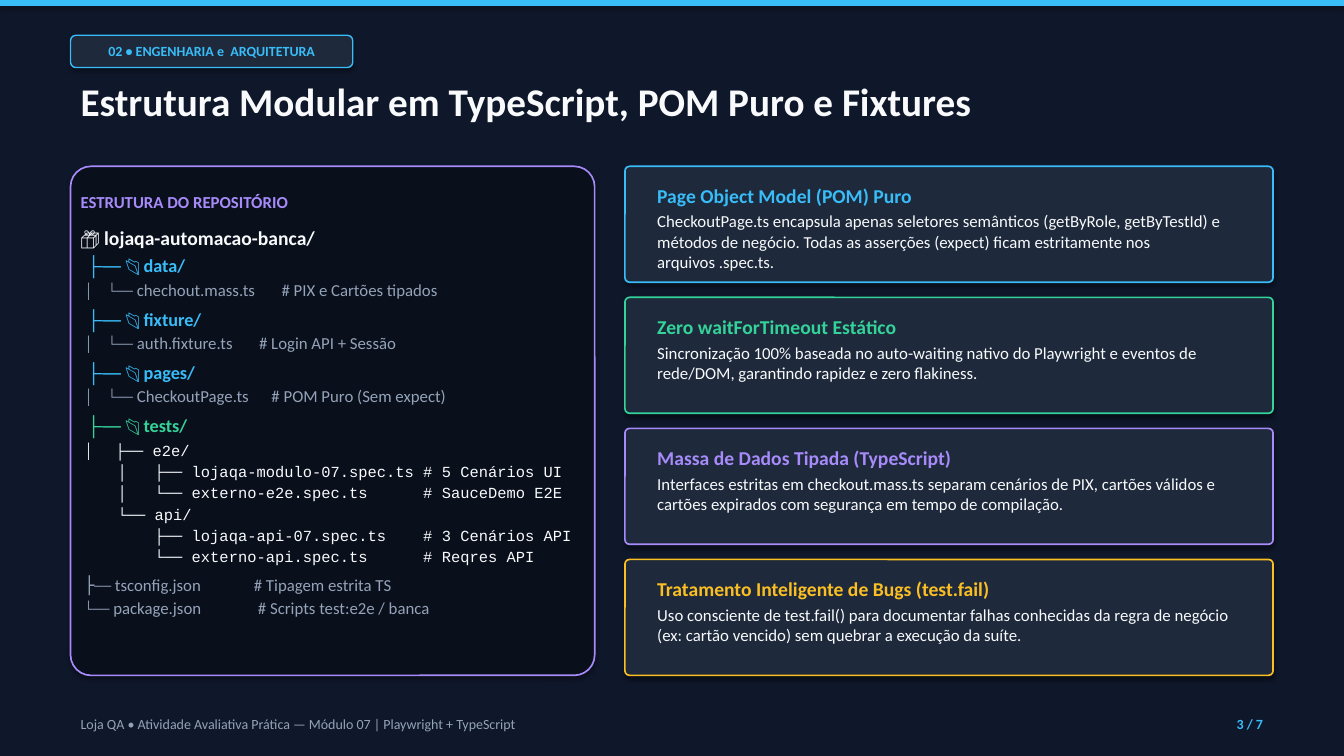
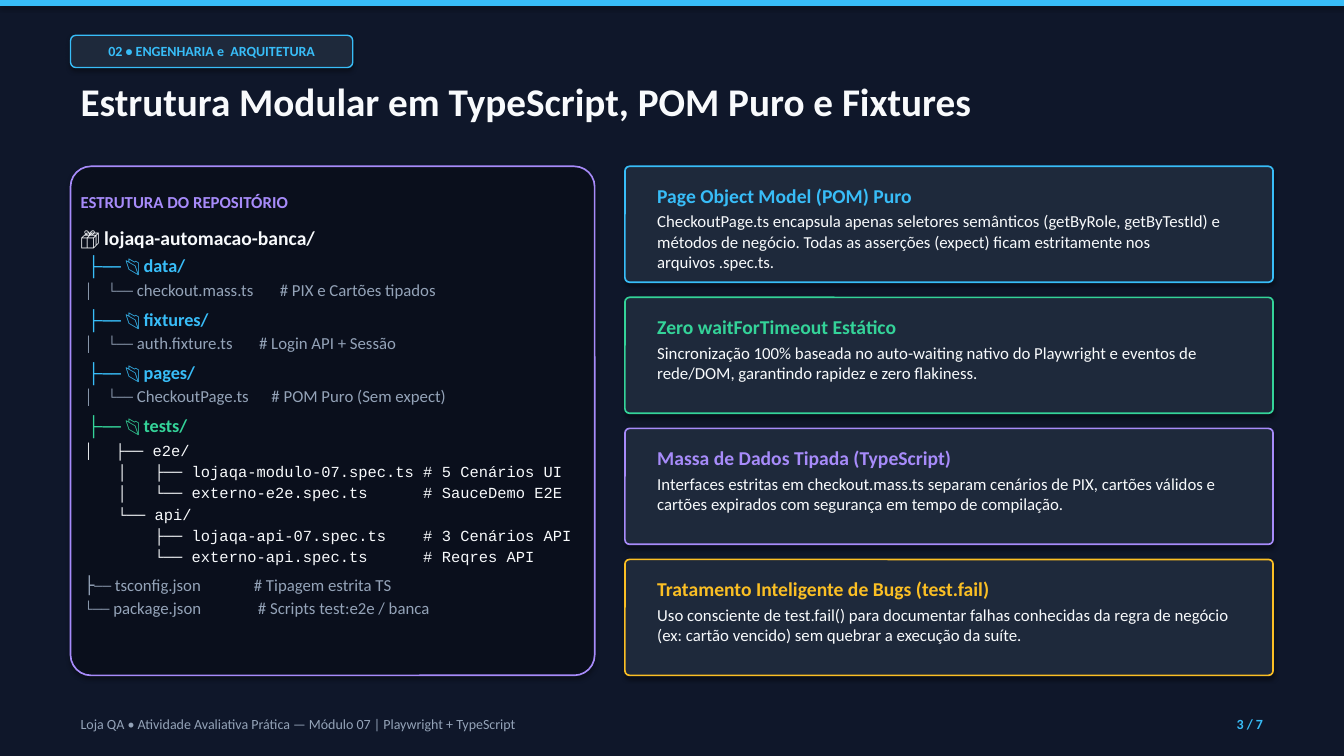
Before and after one commit to marcoscezar19/lojaqa-automacao-banca, a slide deck: slide 3 of presentation/Apresentação.pptx. Drawn at 1344x756 pixels with LibreOffice and Linux fonts; fonts in the diff are those of the drawing. Boxes give left, top, right and bottom in pixels: in the first picture for what was removed or moved away, otherwise in the second. Text is boxed around its words. In the diff, an @@ line names an element or a change of style, - is before the commit and + after.

```diff
--- a/presentation/Apresentação.pptx
+++ b/presentation/Apresentação.pptx
@@ text at box(137, 284, 435, 327): text changed @@
-│ └── chechout.mass.ts # PIX e Cartões tipados
-├── 📂 fixture/
+│ └── checkout.mass.ts # PIX e Cartões tipados
+├── 📂 fixtures/
```
Also in this commit, not shown: 1 other slide changed.
